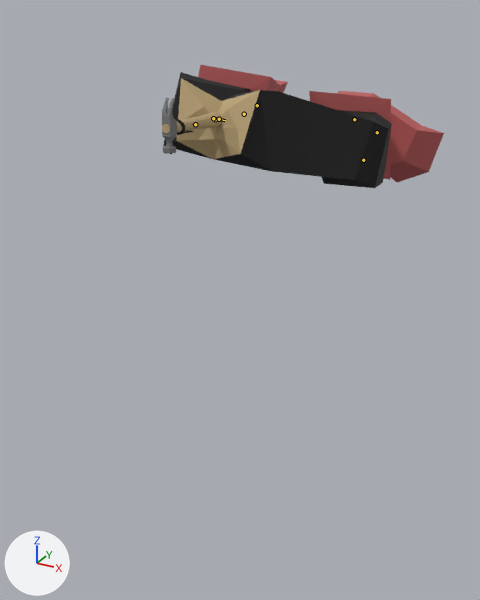
The FBX model Global Game Jam 2020/Assets/Animation/Animations/Hammer animations/Hammer  Idle(1).fbx, before and after one commit.
One viewpoint serves both versions: a 50 mm camera at (0.229, -0.175, 0.363) aimed at (-0.022, 0.281, 0.135). Arrows for +X, +Y and +Z are at lower left; the lights stay in place. Both versions are drawn at frame 93 of the action 'Take 001'; the numbers are the values there. The bones that bend it are drawn over the model as lines.

The first picture shows 'HammerBase'.
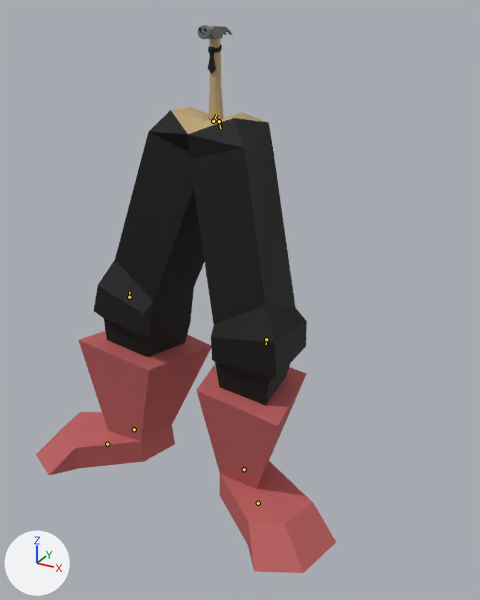
Diff of the bpy script that builds the scene:
```diff
--- a/Global Game Jam 2020/Assets/Animation/Animations/Hammer animations/Hammer  Idle(1).fbx.py
+++ b/Global Game Jam 2020/Assets/Animation/Animations/Hammer animations/Hammer  Idle(1).fbx.py
@@ bone_root @@
 bone_root = bpy.data.objects['HammerArmatureBase'].pose.bones['Root']
-bone_root.location = (0.0, -0.48, -0.36)
-bone_root.rotation_quaternion = (0.72, -0.694, 0.0, 0.0)  # degrees (-88, 0, 0)
+bone_root.location = (0.0, -0.49, -0.35)
+bone_root.rotation_quaternion = (1.0, 0.0, 0.0, 0.0)  # degrees (0, 0, 0)
@@ bone_leg_l @@
 bone_leg_l = bpy.data.objects['HammerArmatureBase'].pose.bones['Leg_L']  # child of 'Root'
-bone_leg_l.rotation_quaternion = (0.872, 0.164, -0.445, 0.123)  # degrees (18, -55, 7)
+bone_leg_l.rotation_quaternion = (0.876, 0.118, -0.452, 0.123)  # degrees (10, -55, 11)
@@ bone_knee_l @@
 bone_knee_l = bpy.data.objects['HammerArmatureBase'].pose.bones['Knee_L']  # child of 'Leg_L'
-bone_knee_l.rotation_quaternion = (0.934, -0.352, 0.021, -0.055)  # degrees (-41, 0, -7)
+bone_knee_l.rotation_quaternion = (0.981, -0.192, 0.006, -0.031)  # degrees (-22, 0, -4)
@@ bone_foot_l @@
 bone_foot_l = bpy.data.objects['HammerArmatureBase'].pose.bones['Foot_L']  # child of 'Knee_L'
-bone_foot_l.rotation_quaternion = (0.992, 0.109, 0.02, 0.06)  # degrees (13, 2, 7)
+bone_foot_l.rotation_quaternion = (0.999, 0.023, -0.026, 0.019)  # degrees (3, -3, 2)
@@ bone_leg_r @@
 bone_leg_r = bpy.data.objects['HammerArmatureBase'].pose.bones['Leg_R']  # child of 'Root'
-bone_leg_r.rotation_quaternion = (0.828, 0.181, -0.474, 0.239)  # degrees (9, -61, 27)
+bone_leg_r.rotation_quaternion = (0.849, 0.123, -0.487, 0.164)  # degrees (6, -60, 18)
@@ bone_knee_r @@
 bone_knee_r = bpy.data.objects['HammerArmatureBase'].pose.bones['Knee_R']  # child of 'Leg_R'
-bone_knee_r.rotation_quaternion = (0.974, -0.223, 0.008, -0.036)  # degrees (-26, 0, -4)
+bone_knee_r.rotation_quaternion = (0.994, -0.111, 0.002, -0.018)  # degrees (-13, 0, -2)
@@ bone_foot_r @@
 bone_foot_r = bpy.data.objects['HammerArmatureBase'].pose.bones['Foot_R']  # child of 'Knee_R'
-bone_foot_r.rotation_quaternion = (1.0, -0.017, -0.015, 0.001)  # degrees (-2, -2, 0)
+bone_foot_r.rotation_quaternion = (0.996, -0.085, -0.015, 0.001)  # degrees (-10, -2, 0)
```

Pixel boxes [x1, y1, x2, y2] of what changed, in the pictures (480 x 600 px):
'HammerBase', posed (6% wider, 343% taller): before [162, 65, 444, 188]; after [36, 25, 336, 573]
bone 'Root', root to tip: before (215, 119) to (215, 119); after (215, 120) to (215, 119)
bone 'Leg_L', root to tip: before (219, 119) to (225, 120); after (219, 121) to (220, 128)
bone 'Knee_L', root to tip: before (363, 160) to (363, 158); after (266, 339) to (266, 344)
bone 'Foot_L', root to tip: before (354, 119) to (355, 120); after (244, 469) to (244, 471)
bone 'Leg_R', root to tip: before (213, 118) to (214, 118); after (213, 121) to (216, 114)
bone 'Knee_R', root to tip: before (195, 124) to (193, 125); after (129, 297) to (129, 292)
bone 'Foot_R', root to tip: before (257, 105) to (257, 105); after (134, 429) to (135, 429)
